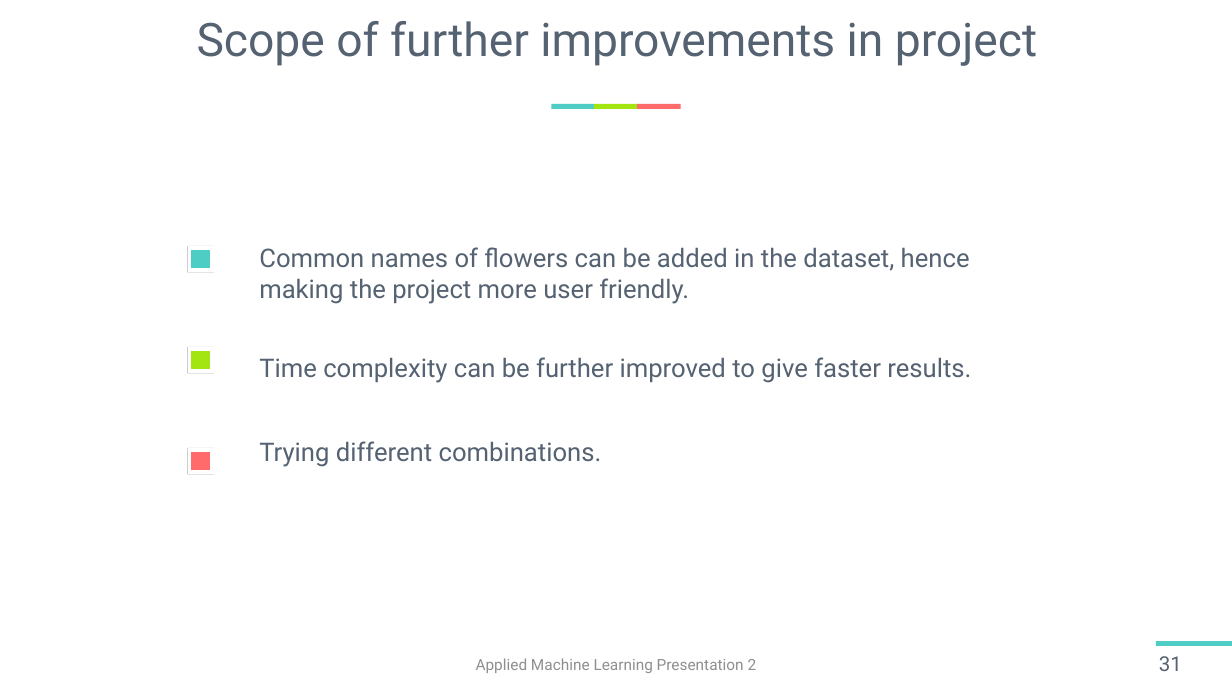
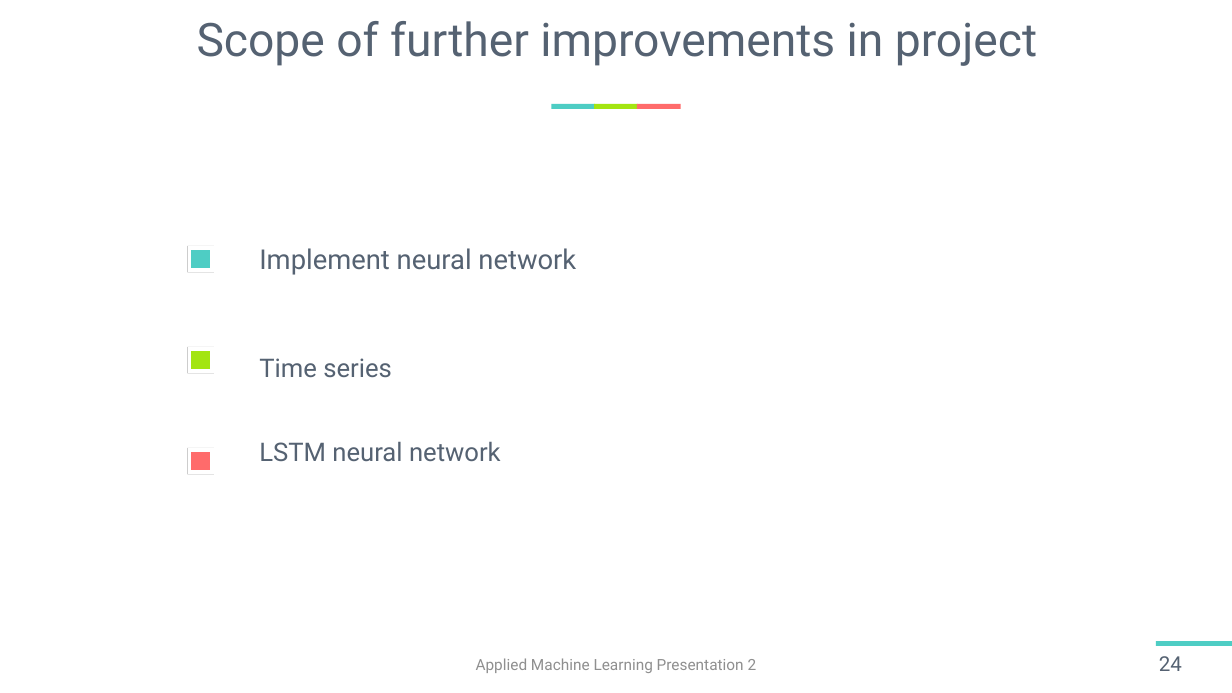
Before and after one commit to harshitsinghai77/garden-nerd-flower-recognition-data-science-competition, a slide deck: slide 24 of Team02_HarshitSinghai_147_0910_B2B5.pptx (slide 31 before the commit). Drawn at 1232x693 pixels with LibreOffice and Linux fonts; fonts in the diff are those of the drawing. Boxes give left, top, right and bottom in pixels: in the first picture for what was removed or moved away, otherwise in the second. Text is boxed around its words. In the diff, an @@ line names an element or a change of style, - is before the commit and + after.

```diff
--- a/Team02_HarshitSinghai_147_0910_B2B5.pptx
+++ b/Team02_HarshitSinghai_147_0910_B2B5.pptx
@@ text at bbox=[259, 248, 576, 275]: text changed; size 30 to 32 pt @@
-Common names of flowers can be added in the dataset, hence making the project more user friendly.
+Implement neural network
@@ text at bbox=[259, 358, 392, 377]: text changed @@
-Time complexity can be further improved to give faster results.
+Time series
@@ text at bbox=[259, 441, 501, 461]: text changed @@
-Trying different combinations.
+LSTM neural network
@@ page number at bbox=[1159, 656, 1182, 671]: text changed @@
-31
+24
```
Also in this commit, not shown: 7 other slides changed, 3 slides added, 10 slides removed.
